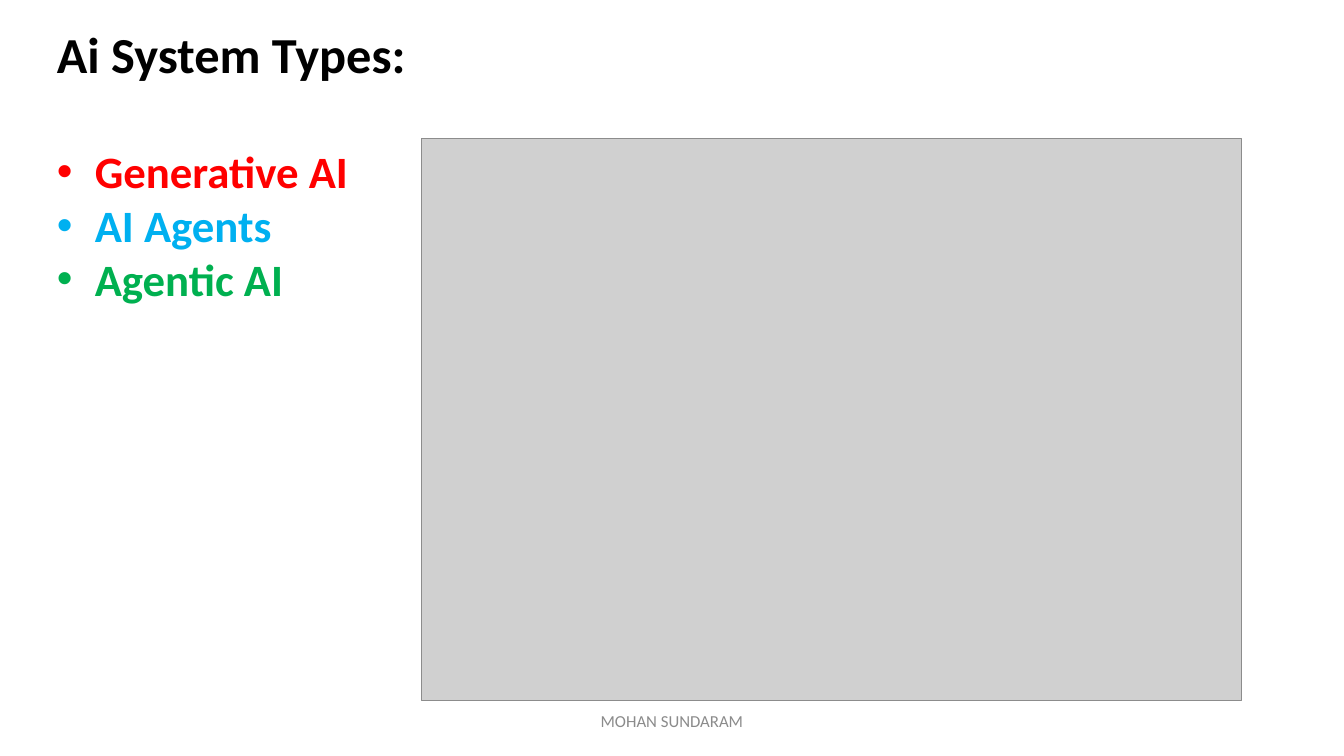
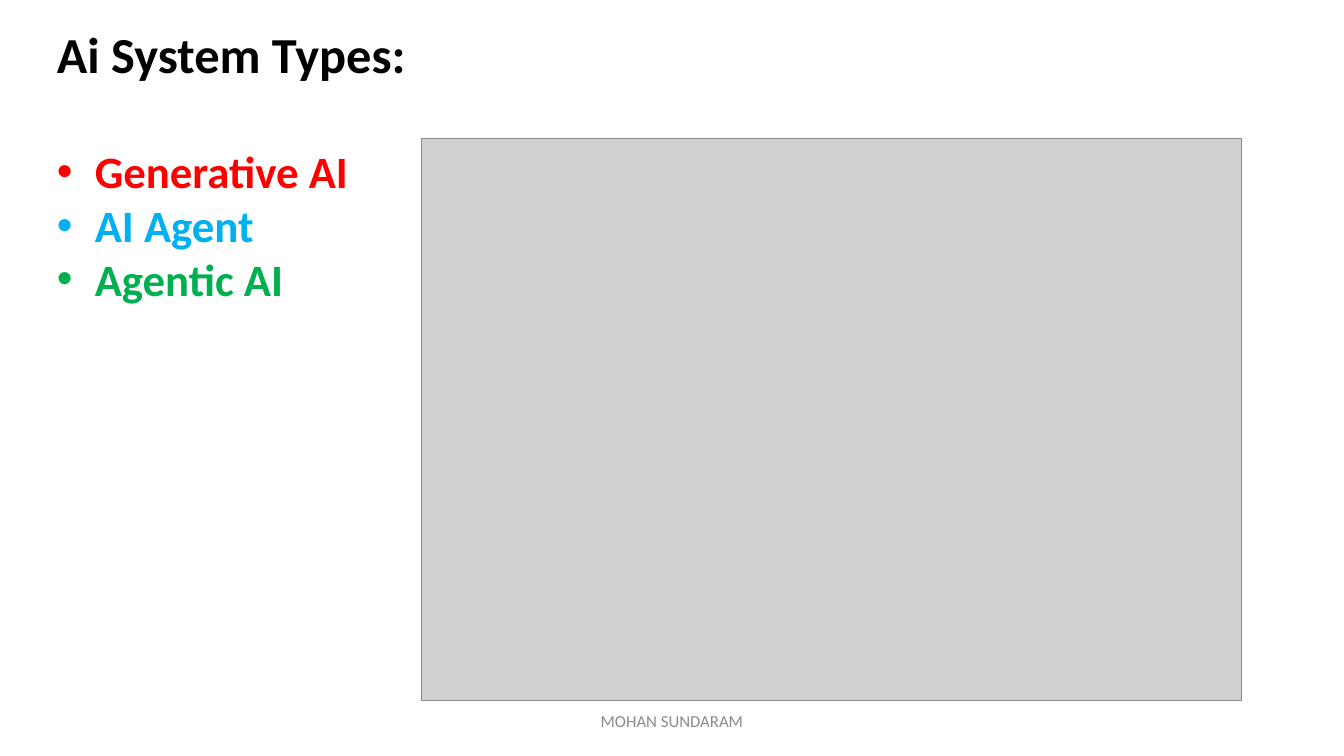
Before and after one commit to mohan4295work/Doc, a slide deck: slide 3 of Artificial Intelligence.pptx. Drawn at 1344x756 pixels with LibreOffice and Linux fonts; fonts in the diff are those of the drawing; grey boxes stand for pictures. Boxes give left, top, right and bottom in pixels: in the first picture for what was removed or moved away, otherwise in the second. Text is boxed around its words. In the diff, an @@ line names an element or a change of style, - is before the commit and + after.

```diff
--- a/Artificial Intelligence.pptx
+++ b/Artificial Intelligence.pptx
@@ text at bbox=[95, 213, 254, 250]: text changed @@
-• AI Agents
+• AI Agent
```
Also in this commit, not shown: 7 other slides changed.
